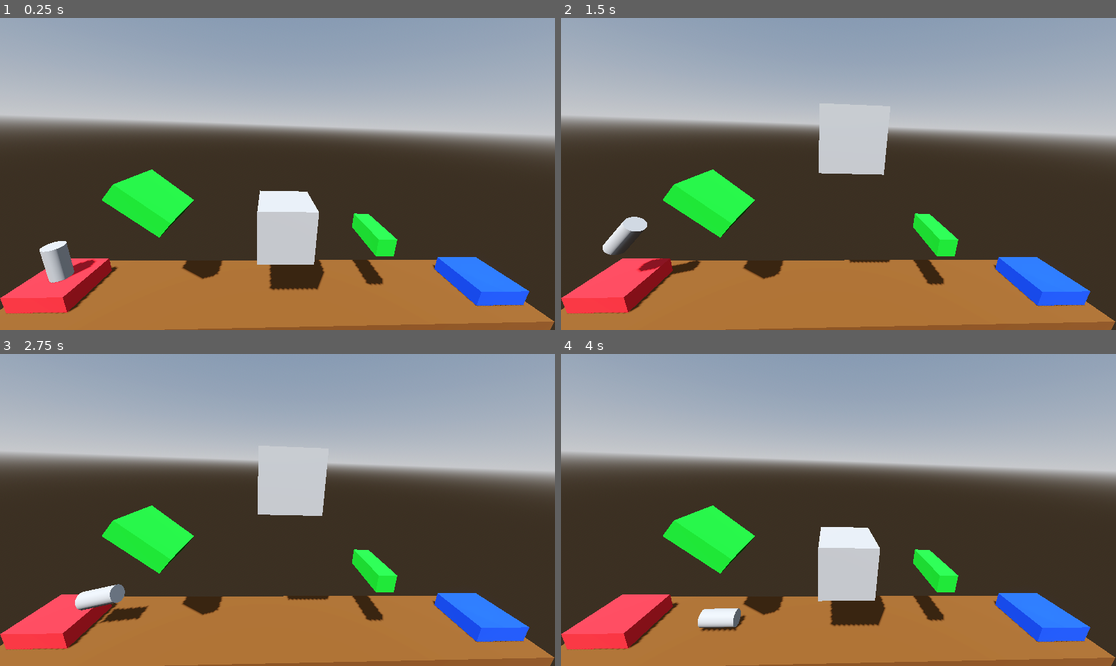
Above: before the commit, frames 1-4 (two rows, left to right).
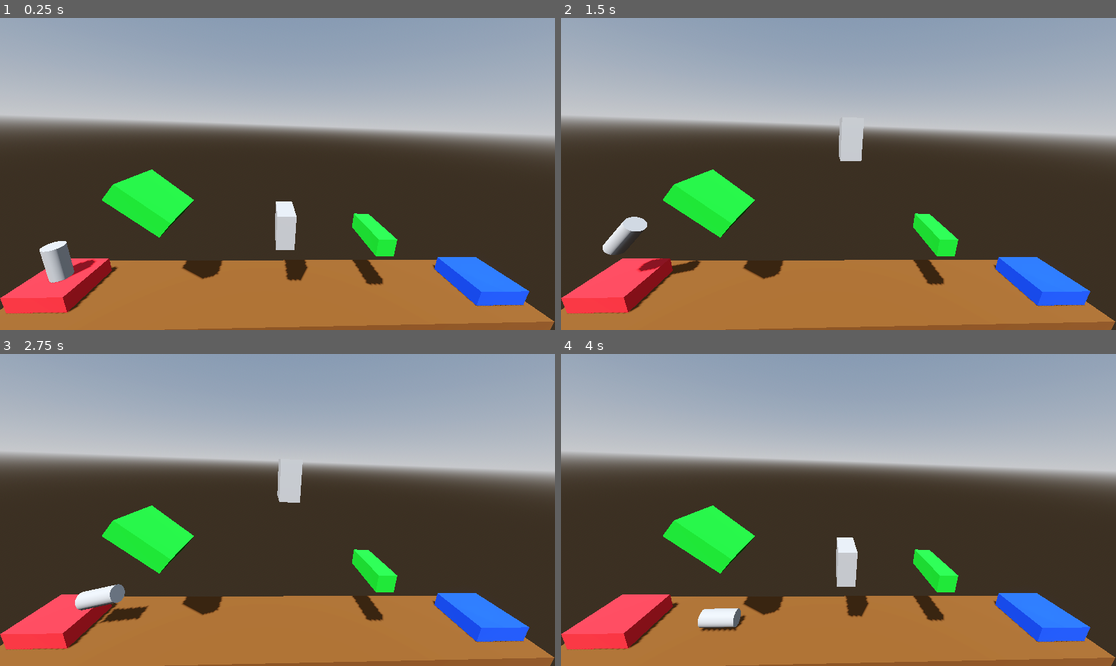
Above: after the commit, the same moments.

Repository: thisguymartin/ProjectBoost
Game: Godot game, scene res://Levels/Level_4.tscn
Two runs of this game, one before a commit and one after it. Both use one fixed random seed, a clock stepped at 60 frames per second and the inputs below. This scene is started directly instead of the project's main scene.
Inputs (mouse positions are in pixels of both pictures, inside the frame that each line leads up to):
- Up to frame 1 (0.25 s): no input
- Up to frame 2 (1.5 s): tap Enter at 0.5 s; move the mouse to (960, 158) at 0.52 s; hold D (turn_right) 0.53-1.28 s; hold Space (boost) 0.53-1.28 s; move the mouse to (727, 189) at 1.27 s; hold Down (ui_down) from 1.28 s (still down); tap Space (boost) at 1.35 s
- Up to frame 3 (2.75 s): move the mouse to (333, 441) at 2.02 s; release Down (ui_down) at 2.03 s; hold D (turn_right) from 2.03 s (still down); hold Space (boost) from 2.03 s (still down)
- Up to frame 4 (4 s): move the mouse to (810, 572) at 2.77 s; release Space (boost) at 2.78 s; tap Space (boost) at 2.85 s; move the mouse to (1005, 556) at 3.52 s; release D (turn_right) at 3.53 s; hold A (turn_left) from 3.53 s (still down); hold Space (boost) from 3.53 s (still down)

The runs differ from the first frame. In frame 1, 2.6% of the frame differs, in the area x 46-59%, y 55-88%; in frame 2, 1.4%; in frame 3, 1.6%; in frame 4, 2.6%.

Commit message:
chore: added audio

Diff:
--- a/Player.gd
+++ b/Player.gd
@@ -1,4 +1,9 @@
 extends RigidBody3D
+
+@onready var explosion_audio: AudioStreamPlayer3D = $ExplosionAudio
+@onready var success_audio: AudioStreamPlayer3D = $SuccessAudio
+
+
 
 # The amount of vertical force to apply when the player presses the "boost" action.
 @export_range(750, 2000) var Thrust: float = 1000.0
@@ -41,6 +46,9 @@
 
 func crash_sequence() -> void:
 	print("Kaboom")
+
+	explosion_audio.play(2.5)
+
 	# Disable further processing to stop the character's movement.
 	set_process(false)
 	# Set flag for scene transition.
@@ -55,6 +63,8 @@
 func landed_sequence(next_level_file: String) -> void:
 	print("Landed")
 
+	success_audio.play()
+
 	# Create a tween to delay the transition to the next level.
 	var tween = create_tween()
 	tween.tween_interval(1.5)
--- a/moving_hazard.tscn
+++ b/moving_hazard.tscn
@@ -3,7 +3,7 @@
 [ext_resource type="Script" path="res://moving_hazard.gd" id="1_vrfqx"]
 
 [sub_resource type="BoxMesh" id="BoxMesh_628y7"]
-size = Vector3(3, 3, 3)
+size = Vector3(1, 2, 2)
 
 [sub_resource type="ConvexPolygonShape3D" id="ConvexPolygonShape3D_cpiss"]
 points = PackedVector3Array(-1.45426, -1.45426, -0.5, 1.45426, 1.45426, 0.5, 1.45426, -1.45426, 0.5, 1.45426, 1.45426, -0.5, -1.45426, 1.45426, 0.5, 1.45426, -1.45426, -0.5, -1.45426, -1.45426, 0.5, -1.45426, 1.45426, -0.5)
--- a/player.tscn
+++ b/player.tscn
@@ -1,6 +1,8 @@
-[gd_scene load_steps=4 format=3 uid="uid://bkwkl4n2s3fd7"]
+[gd_scene load_steps=6 format=3 uid="uid://bkwkl4n2s3fd7"]
 
 [ext_resource type="Script" path="res://Player.gd" id="1_4hp3x"]
+[ext_resource type="AudioStream" uid="uid://dkxjdw30lp2q0" path="res://SFX - Death Explosion.ogg" id="2_iyh8h"]
+[ext_resource type="AudioStream" uid="uid://bbwy0nmuyhmb0" path="res://SFX - Success.ogg" id="3_nqu5u"]
 
 [sub_resource type="CylinderMesh" id="CylinderMesh_lc7ax"]
 
@@ -23,4 +25,11 @@
 transform = Transform3D(1, 0, 0, 0, 1, 0, 0, 0, 1, -0.00487375, 0, 0)
 shape = SubResource("CylinderShape3D_axhhd")
 
+[node name="ExplosionAudio" type="AudioStreamPlayer3D" parent="."]
+stream = ExtResource("2_iyh8h")
+volume_db = 22.342
+
+[node name="SuccessAudio" type="AudioStreamPlayer3D" parent="."]
+stream = ExtResource("3_nqu5u")
+
 [connection signal="body_entered" from="." to="." method="_on_body_entered"]
Not shown, added: SFX - Death Explosion.ogg.import
Not shown, added: SFX - Success.ogg.import
Not shown, added: SFX - Death Explosion.ogg
Not shown, added: SFX - Success.ogg
